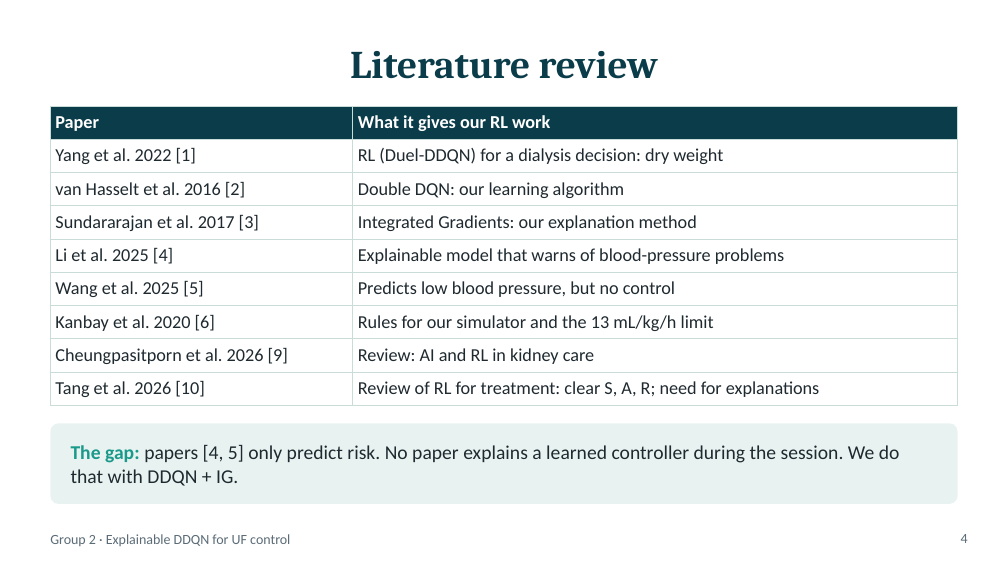
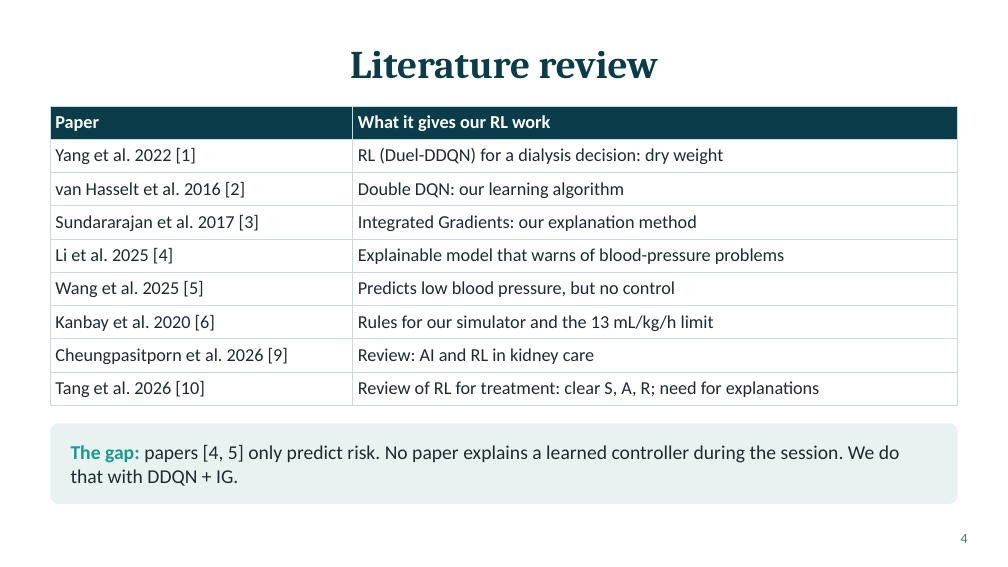
Before and after one commit to mr-h12/ckd-dialysis-ddqn-ig, a slide deck: slide 4 of slides/CKD_DDQN_IG.pptx. Drawn at 1008x567 pixels with LibreOffice and Linux fonts; fonts in the diff are those of the drawing. Boxes give left, top, right and bottom in pixels: in the first picture for what was removed or moved away, otherwise in the second. Text is boxed around its words. In the diff, an @@ line names an element or a change of style, - is before the commit and + after.

```diff
--- a/slides/CKD_DDQN_IG.pptx
+++ b/slides/CKD_DDQN_IG.pptx
@@ text removed at (50,534,290,546) @@
-Group 2 · Explainable DDQN for UF control
```
Also in this commit, not shown: 20 other slides changed.
